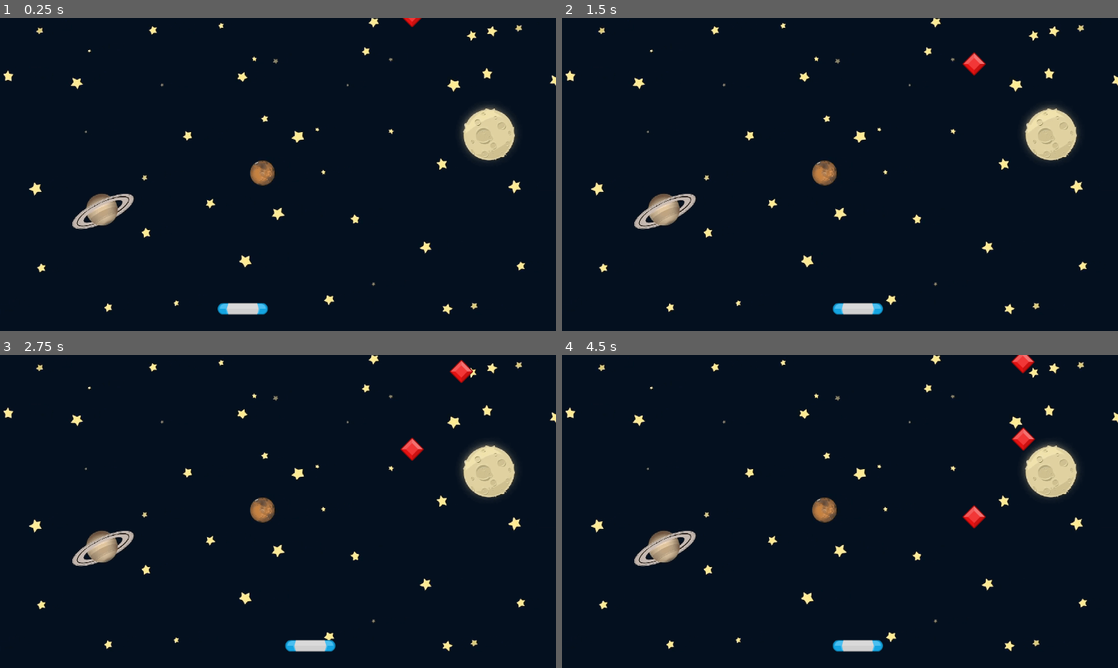
Above: before the commit, frames 1-4 (two rows, left to right).
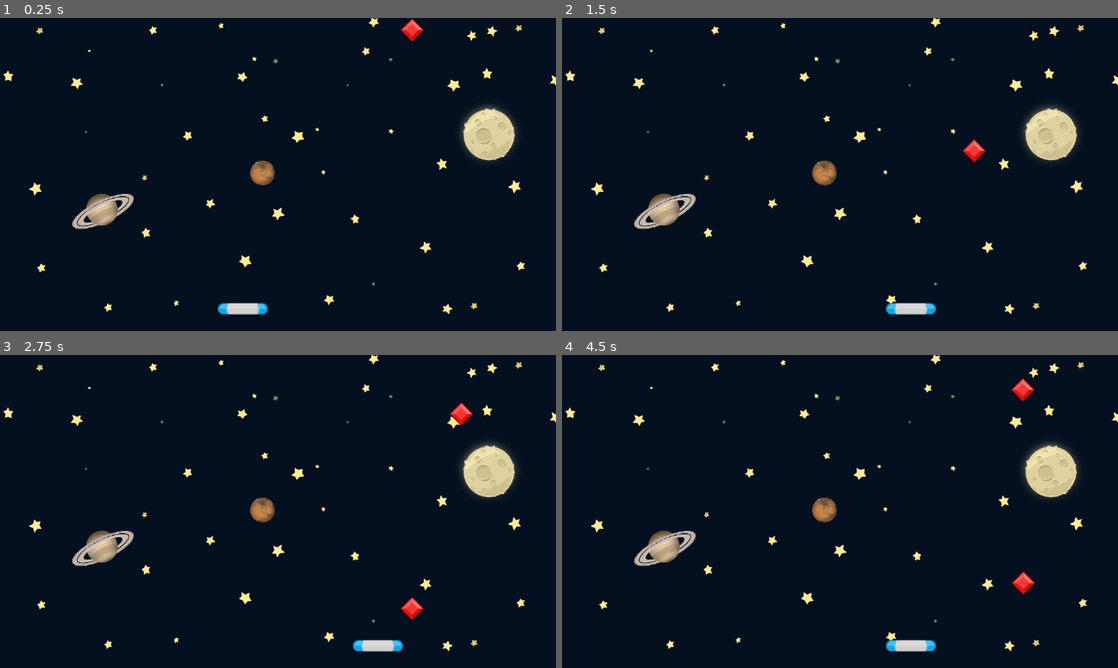
Above: after the commit, the same moments.

Repository: RamzesKh/gem_catcher
Game: Godot game, scene res://Scenes/Game/Game.tscn
Two runs of this game, one before a commit and one after it. Both use one fixed random seed, a clock stepped at 60 frames per second and the inputs below.
Inputs:
- Up to frame 1 (0.25 s): no input
- Up to frame 2 (1.5 s): hold Right (Right) 0.53-1.28 s; hold A (Left) from 1.28 s (still down)
- Up to frame 3 (2.75 s): release A (Left) at 2.03 s; hold Right (Right) from 2.03 s (still down)
- Up to frame 4 (4.5 s): release Right (Right) at 3.53 s; hold A (Left) from 3.53 s (still down)

The runs differ from the first frame. In frame 1, 0.2% of the frame differs, in the area x 72-77%, y 0-8%; in frame 2, 1.0%; in frame 3, 1.4%; in frame 4, 1.5%, in the area x 48-86%, y 0-95%.

Commit message:
Increase speed for Gem and Paddle objects
Raised the SPEED constant for Gem from 80 to 200 and for Paddle from 200 to 400 to make gameplay faster. Also added a class_name declaration to Gem.gd for easier referencing.

Diff:
--- a/Scenes/Gem/Gem.gd
+++ b/Scenes/Gem/Gem.gd
@@ -1,11 +1,14 @@
 extends Area2D
+
+class_name Gem
+
 
 signal gem_off_screen
 
 
 
 
-const SPEED:float = 80
+const SPEED:float = 200
 
 # Called when the node enters the scene tree for the first time.
 func _ready() -> void:
--- a/Scenes/Paddle/Paddle.gd
+++ b/Scenes/Paddle/Paddle.gd
@@ -1,6 +1,6 @@
 extends Area2D
 
-const SPEED: float = 200
+const SPEED: float = 400
 
 # Called when the node enters the scene tree for the first time.
 func _ready() -> void:
